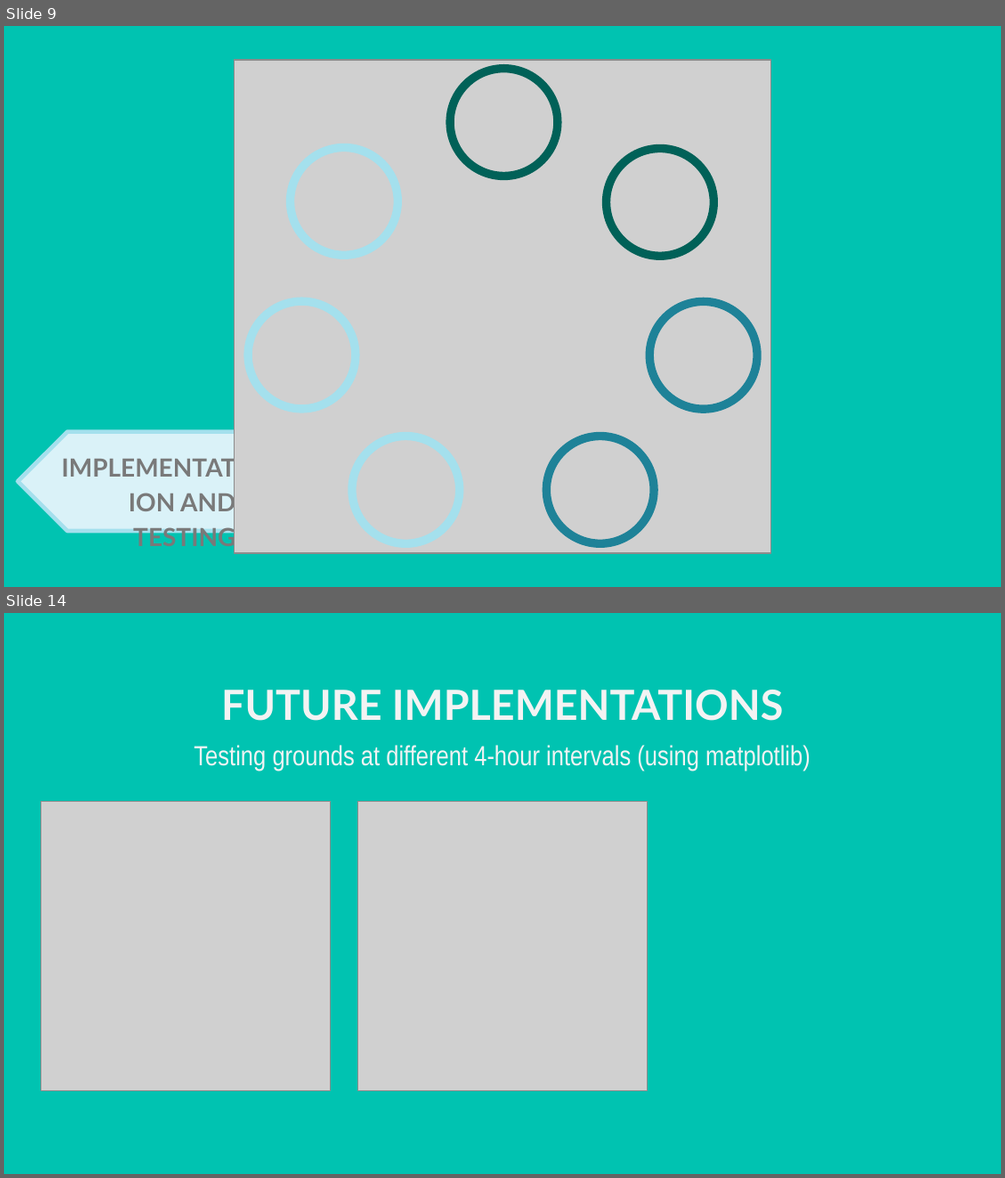
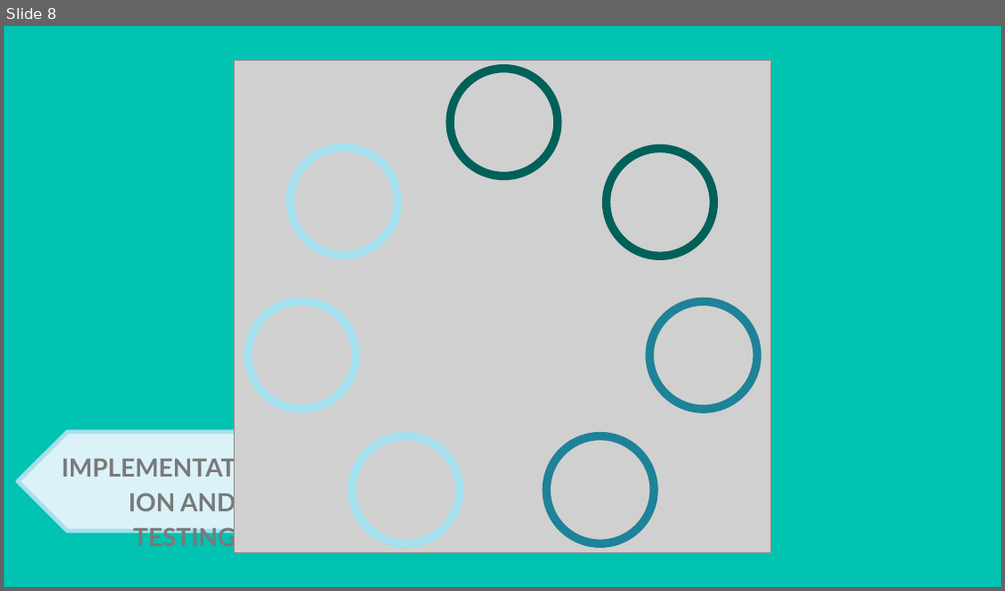
Before and after one commit to jpaglia/oec-2021, a slide deck: TEAMXXX_OEC2021_Programming.pptx. Shown one above the other, each under a label of ours: slides 9 and 14 before the commit, slide 8 after it; the slides between them are not shown. The pictures are 1005x1178 and 1005x591 pixels, drawn with LibreOffice and Linux fonts; fonts in the diff are those of the drawing; grey boxes stand for pictures; background and template pictures are left out. Boxes give left, top, right and bottom in pixels: in the first picture for what was removed or moved away, otherwise in the second. Text is boxed around its words. In the diff, an @@ line names an element or a change of style, - is before the commit and + after.

```diff
--- a/TEAMXXX_OEC2021_Programming.pptx
+++ b/TEAMXXX_OEC2021_Programming.pptx
@@ slide 14 removed at bbox=[4, 613, 1001, 1174], background picture (left out) @@
@@ title removed at bbox=[221, 690, 783, 721] @@
-FUTURE IMPLEMENTATIONS
@@ subtitle removed at bbox=[194, 745, 810, 771] @@
-Testing grounds at different 4-hour intervals (using matplotlib)
@@ picture removed at bbox=[40, 802, 330, 1090] @@
@@ picture removed at bbox=[358, 802, 647, 1090] @@
@@ what was slide 9 is now slide 8 @@
```
Also in this commit, not shown: 6 slides changed, 7 slides added, 6 other slides removed, 1 other file.
